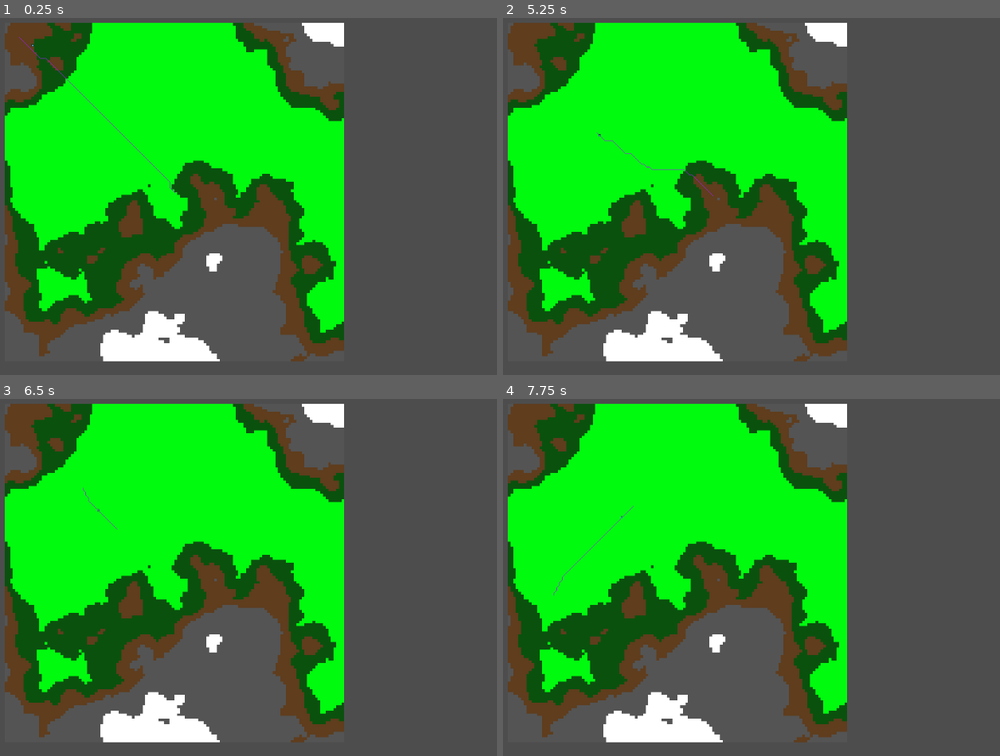
Above: before the commit, frames 1-4 (two rows, left to right).
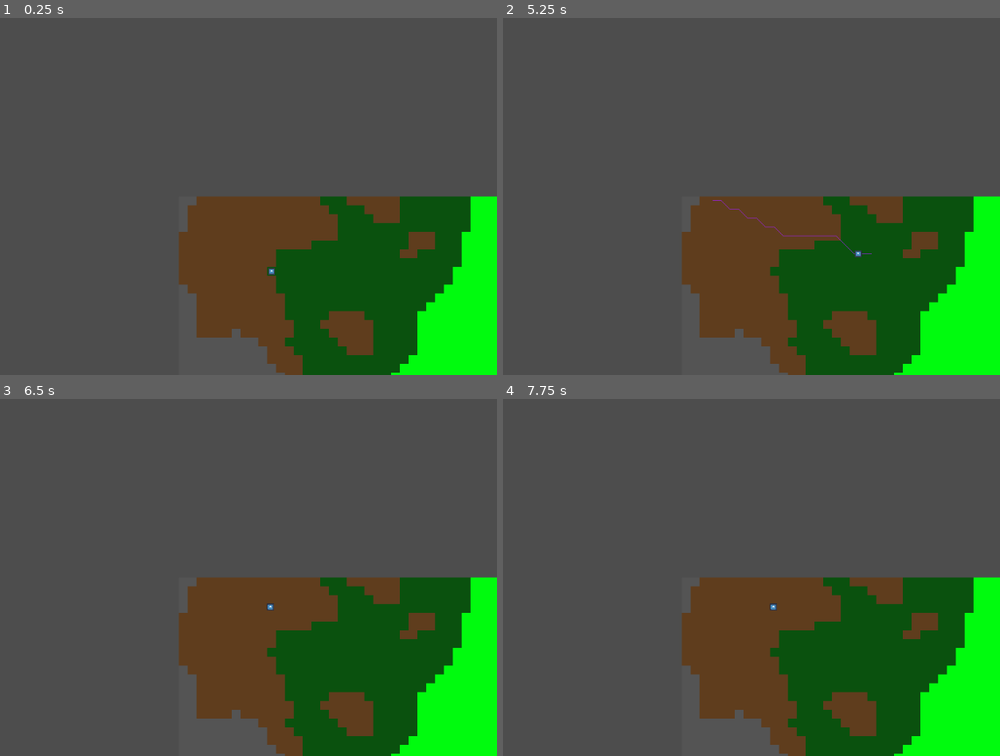
Above: after the commit, the same moments.

Repository: RobertVieriu/Grid-game
Game: Godot game, scene res://scenes/main.tscn
The game is run twice, just before and just after one commit, with the same random seed, the same clock (stepped at 60 frames per second) and the same inputs. The engine's default icon, where the game draws it, is replaced by a stand-in: a white triangle on a blue panel in a dark square.
Inputs (mouse positions are in pixels of both pictures, inside the frame that each line leads up to):
- Up to frame 1 (0.25 s): no input
- Up to frame 2 (5.25 s): tap Enter at 0.5, 2, 3.5 s; move the mouse to (821, 178) at 0.52 s; click (821, 178) at 0.6 s; tap Space at 1.25, 2.75, 4.25 s; move the mouse to (552, 214) at 1.27 s; click (552, 214) at 1.35 s; move the mouse to (746, 117) at 2.02 s; click (746, 117) at 2.1 s; move the mouse to (652, 267) at 2.77 s; click (652, 267) at 2.85 s; move the mouse to (870, 250) at 3.52 s; click (870, 250) at 3.6 s; move the mouse to (outside the picture) at 4.27 s; click (outside the picture) at 4.35 s; move the mouse to (711, 196) at 5.02 s; click (711, 196) at 5.1 s
- Up to frame 3 (6.5 s): move the mouse to (84, 488) at 5.77 s; click (84, 488) at 5.85 s
- Up to frame 4 (7.75 s): move the mouse to (821, 559) at 6.52 s; click (821, 559) at 6.6 s; move the mouse to (552, 595) at 7.27 s; click (552, 595) at 7.35 s

The runs differ from the first frame. In frame 1, 71% of the frame differs, in the area x 0-100%, y 1-100%; in frame 2, 71%; in frame 3, 71%; in frame 4, 71%.

Commit message:
Added CameraController

Diff:
--- /dev/null
+++ b/scenes/CameraController.gd
@@ -0,0 +1,61 @@
+extends Camera2D
+
+@export var zoomSpeed : float = 10;
+
+var zoomTarget :Vector2
+
+var dragStartMousePos = Vector2.ZERO
+var dragStartCameraPos = Vector2.ZERO
+var isDragging : bool = false
+
+# Called when the node enters the scene tree for the first time.
+func _ready():
+	zoomTarget = zoom
+	pass # Replace with function body.
+
+
+# Called every frame. 'delta' is the elapsed time since the previous frame.
+func _process(delta):
+	Zoom(delta)
+	SimplePan(delta)
+	ClickAndDrag()
+
+func Zoom(delta):
+	if Input.is_action_just_pressed("camera_zoom_in"):
+		zoomTarget *= 1.1
+
+	if Input.is_action_just_pressed("camera_zoom_out"):
+		zoomTarget *= 0.9
+
+	zoom = zoom.slerp(zoomTarget, zoomSpeed * delta)
+
+
+func SimplePan(delta):
+	var moveAmount = Vector2.ZERO
+	if Input.is_action_pressed("camera_move_right"):
+		moveAmount.x += 1
+
+	if Input.is_action_pressed("camera_move_left"):
+		moveAmount.x -= 1
+
+	if Input.is_action_pressed("camera_move_up"):
+		moveAmount.y -= 1
+
+	if Input.is_action_pressed("camera_move_down"):
+		moveAmount.y += 1
+
+	moveAmount = moveAmount.normalized()
+	position += moveAmount * delta * 1000 * (1/zoom.x)
+
+func ClickAndDrag():
+	if !isDragging and Input.is_action_just_pressed("camera_pan"):
+		dragStartMousePos = get_viewport().get_mouse_position()
+		dragStartCameraPos = position
+		isDragging = true
+
+	if isDragging and Input.is_action_just_released("camera_pan"):
+		isDragging = false
+
+	if isDragging:
+		var moveVector = get_viewport().get_mouse_position() - dragStartMousePos
+		position = dragStartCameraPos - moveVector * 1/zoom.x
--- a/scenes/main.tscn
+++ b/scenes/main.tscn
@@ -1,9 +1,10 @@
-[gd_scene load_steps=7 format=4 uid="uid://blvm58q0886ii"]
+[gd_scene load_steps=8 format=4 uid="uid://blvm58q0886ii"]
 
 [ext_resource type="Texture2D" uid="uid://0ysmt1oeyr2b" path="res://assets/placeholder_terrain_tileset.png" id="1_qqge0"]
 [ext_resource type="Script" path="res://scripts/terrain.gd" id="2_t6gam"]
 [ext_resource type="Script" path="res://scripts/pathfinding.gd" id="3_vp78i"]
 [ext_resource type="PackedScene" uid="uid://cp6ah8q8378ke" path="res://scenes/pawn.tscn" id="4_6u247"]
+[ext_resource type="Script" path="res://scenes/CameraController.gd" id="5_v7q21"]
 
 [sub_resource type="TileSetAtlasSource" id="TileSetAtlasSource_61nxq"]
 texture = ExtResource("1_qqge0")
@@ -40,11 +41,9 @@
 script = ExtResource("3_vp78i")
 start = Vector2i(5, 5)
 end = Vector2i(64, 64)
-calculate = true
-
-[node name="Camera2D" type="Camera2D" parent="."]
-position = Vector2(1050, 1050)
-zoom = Vector2(0.3, 0.3)
 
 [node name="Pawn" parent="." instance=ExtResource("4_6u247")]
 position = Vector2(168, 136)
+
+[node name="Camera2D" type="Camera2D" parent="."]
+script = ExtResource("5_v7q21")
